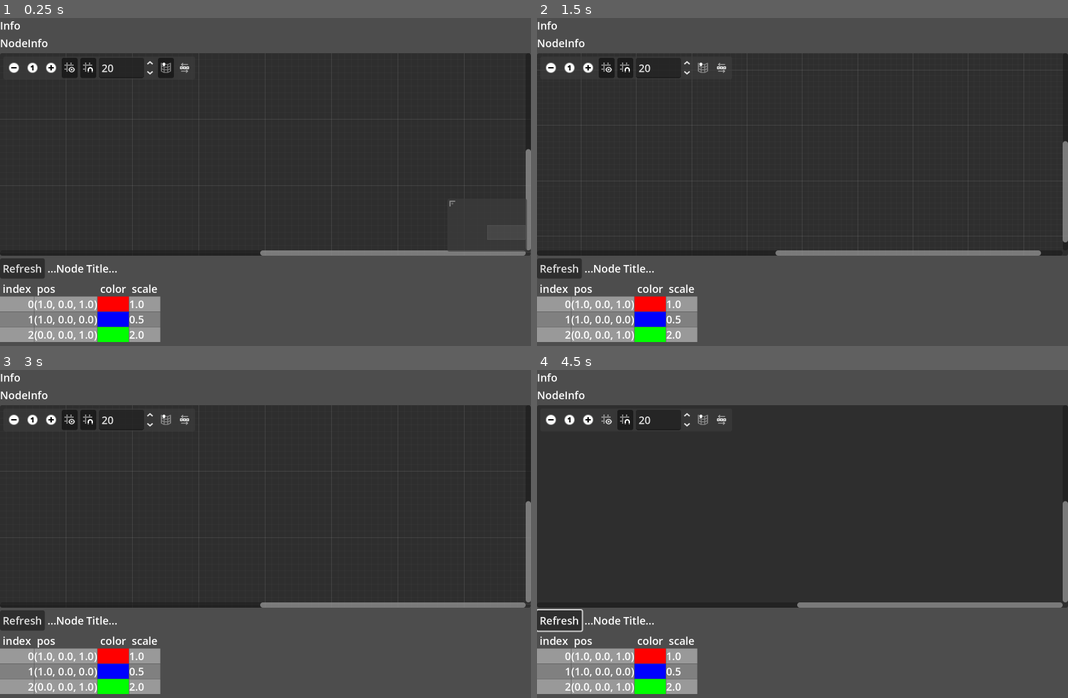
Above: before the commit, frames 1-4 (two rows, left to right).
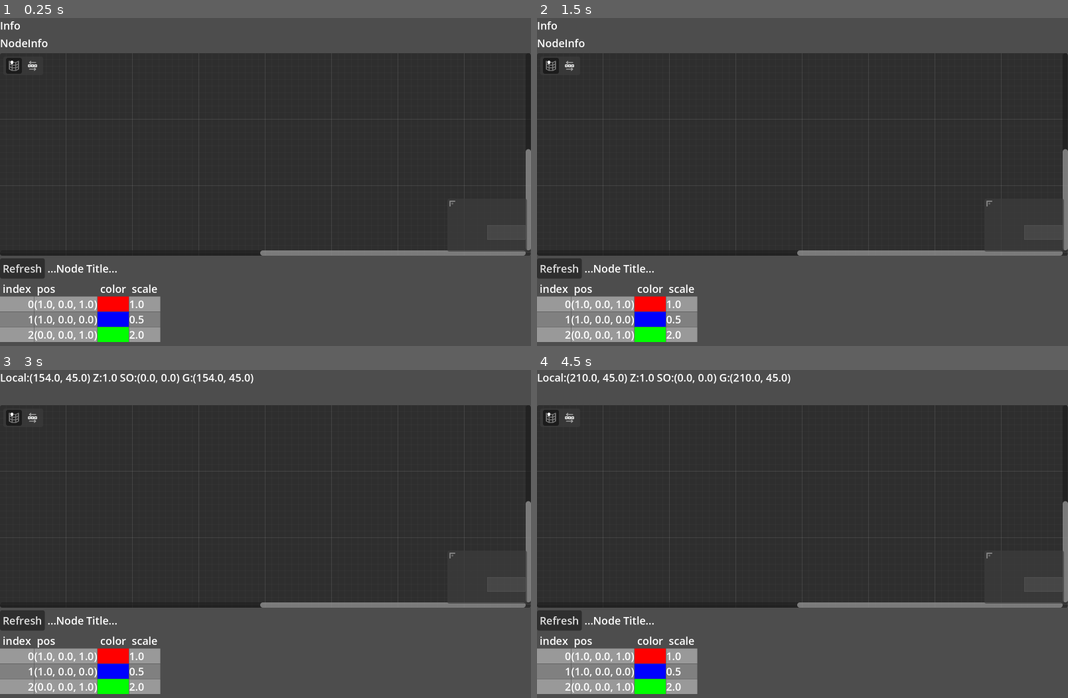
Above: after the commit, the same moments.

Repository: yabadabu/godot_flow
Game: Godot game, scene res://flow_root.tscn
Same seed, same stepped clock (60 frames per second), same inputs: the game is played once before the commit and once after it.
Inputs (mouse positions are in pixels of both pictures, inside the frame that each line leads up to; where the layout moved, square brackets give the same spot in the first picture):
- Up to frame 1 (0.25 s): no input
- Up to frame 2 (1.5 s): click (552, 67) at 0.52 s; click (552, 67) [701, 67] at 1.25 s
- Up to frame 3 (3 s): click (31, 419) [185, 419] at 2 s; click (53, 419) at 2.77 s
- Up to frame 4 (4.5 s): click "Refresh" at 3.5 s; click (606, 419) at 4.27 s

The runs differ from the first frame. In frame 1, 0.4% of the frame differs, in the area x 1-36%, y 12-19%; in frame 2, 0.9%; in frame 3, 1.2%; in frame 4, 1.5%, in the area x 0-100%, y 1-80%.

Commit message:
select node added preExecute added rng to base node class

Diff:
--- a/flow_node_base.gd
+++ b/flow_node_base.gd
@@ -1,6 +1,7 @@
 class_name FlowNodeBase
 extends GraphNode
 
+# Debug section
 enum eMode {
 	EXTENDS,
 	ABSOLUTE,
@@ -21,17 +22,17 @@
 @onready var control_inspect = %InspectMark
 @onready var control_debug = %DebugMark
 
-	#func _init(new_lat: float, new_lon:float):
-		#lat = new_lat
-		#lon = new_lon
-	#func _to_string():
-		#return "(%f,%f)" % [lat, lon]
-
+# Common attributes
 var inputs = []
 var outputs = []
 
+@export var rng_seed : int = 8212421413;
+var rng : RandomNumberGenerator = RandomNumberGenerator.new()
+
+# Helper to create the UI
 var connectors_row_prefab = preload( "res://connectors_row.tscn" )
 
+# Filled during runtime
 var deps : Array[ Dictionary ]
 var frame_id : int = 0
 
@@ -63,6 +64,9 @@
 		push_error( "Output.%d does not exists in node %s" % [ idx, name ])
 		return []
 	return outputs[ idx ]
+
+func preExecute():
+	rng.seed = rng_seed
 
 func refreshDebugMark():
 	if control_debug:
--- /dev/null
+++ b/flow_nodes/select.gd
@@ -0,0 +1,20 @@
+extends FlowNodeBase
+
+@export var ratio : float = 0.1
+
+func getMeta() -> Dictionary :
+	return {
+		"ins" : [{"label": "In" }],
+		"outs" : [{ "label" : "Out" }],
+	}
+
+func getTitle() -> String:
+	return "Select"
+
+func execute( ):
+	var input_data = get_input(0)
+	var output = []
+	for data in input_data:
+		if rng.randf() < ratio:
+			output.append( data )
+	set_output( 0, output )
--- a/flow_root.gd
+++ b/flow_root.gd
@@ -26,6 +26,7 @@
 	"grid" : "Grid",
 	"spawn_meshes" : "Spawn Meshes",
 	"transform" : "Transform",
+	"select" : "Select",
 }
 
 func getNewName():
@@ -34,7 +35,6 @@
 
 func _ready():
 	#gedit.theme.ac = Color( 1, 0.5, 0.5 );
-	gedit.connection_lines_thickness = 2.0
 	var pm = %PopupMenu as PopupMenu
 	for key in node_types.keys():
 		var label = node_types[ key ]
@@ -329,5 +329,5 @@
 			var data = req_node.get_output( req.from_port )
 			node.set_input( req.to_port, data )
 			#node.set_input( req.)
-
+		node.preExecute()
 		node.execute()
--- a/flow_root.tscn
+++ b/flow_root.tscn
@@ -39,7 +39,10 @@
 layout_mode = 2
 size_flags_vertical = 3
 theme_override_colors/activity = Color(1, 0.501961, 0.25098, 1)
-connection_lines_thickness = 3.0
+right_disconnects = true
+connection_lines_thickness = 2.0
+show_zoom_buttons = false
+show_grid_buttons = false
 
 [node name="DataInspector" parent="VBoxContainer" instance=ExtResource("5_u7rqg")]
 unique_name_in_owner = true
Not shown, added: flow_nodes/select.gd.uid
